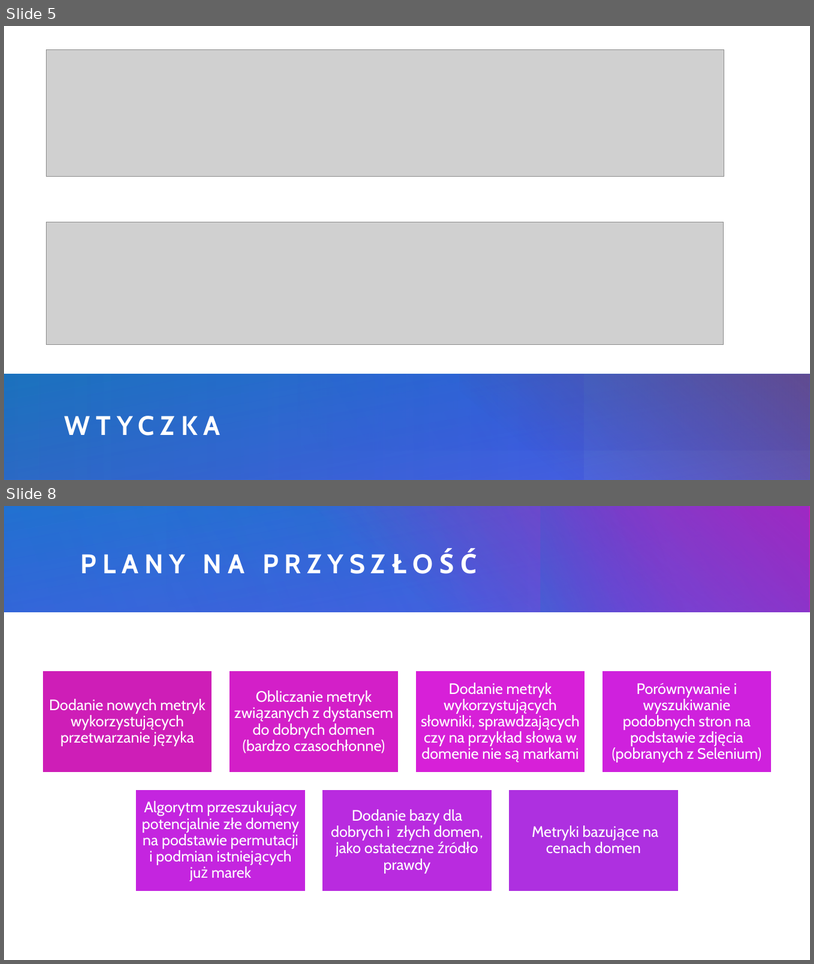
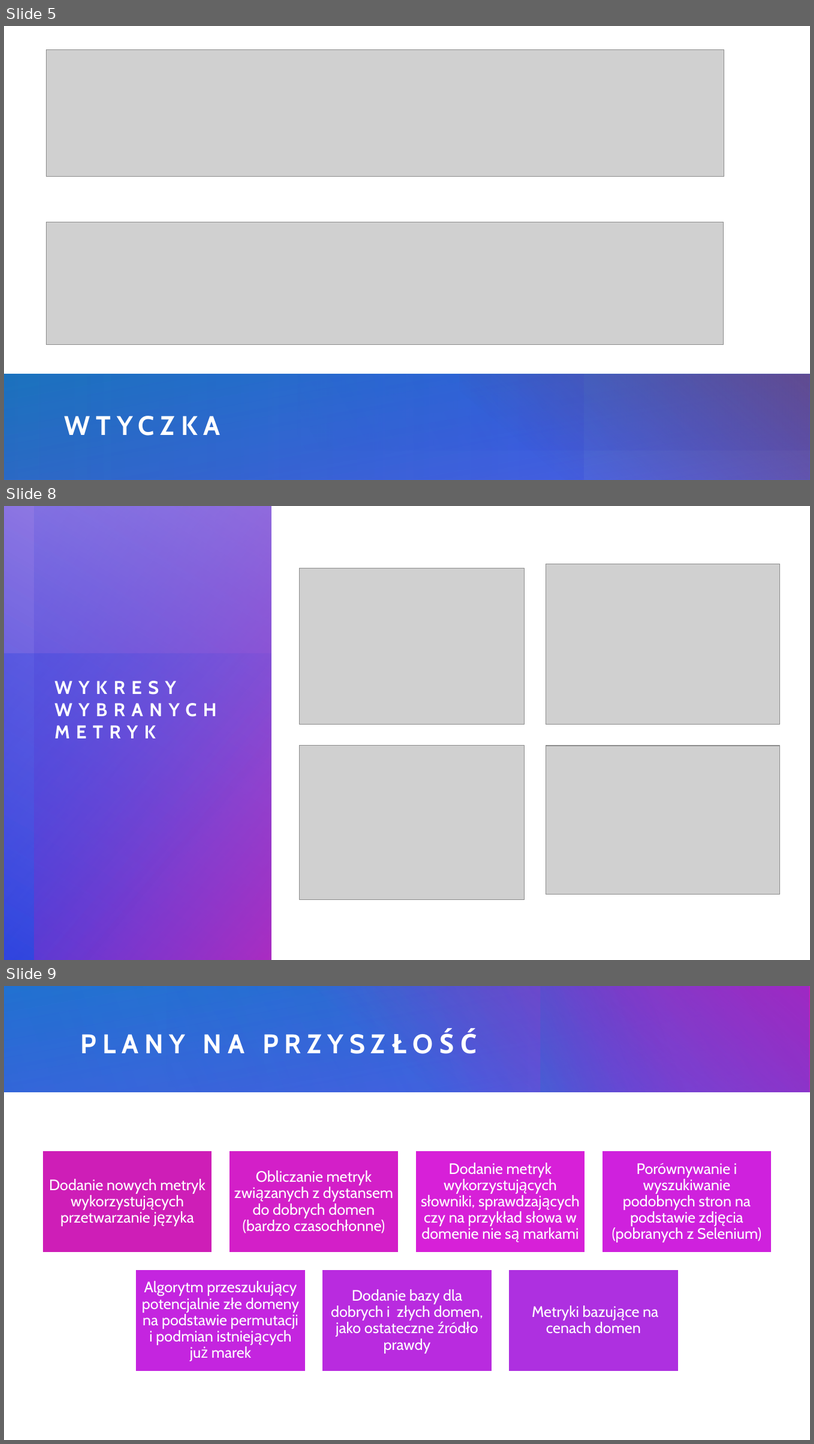
Before and after one commit to knmlprz/mallicious-url-model, a slide deck: Presentation/Hackathon-RFTD.pptx. Shown one above the other, each under a label of ours: slides 5 and 8 before the commit, slides 5, 8 and 9 after it; the slides between them are not shown. The pictures are 814x964 and 814x1444 pixels, drawn with LibreOffice and Linux fonts; fonts in the diff are those of the drawing; grey boxes stand for pictures. Boxes give left, top, right and bottom in pixels: in the first picture for what was removed or moved away, otherwise in the second. Text is boxed around its words. In the diff, an @@ line names an element or a change of style, - is before the commit and + after.

```diff
--- a/Presentation/Hackathon-RFTD.pptx
+++ b/Presentation/Hackathon-RFTD.pptx
@@ slide 8 added at <box>4,506,810,960</box>, background #FFFFFF; not listed: 2 template elements that a slide beside it also shows @@
@@ rectangle added at <box>4,506,810,960</box>, fill #FFFFFF @@
@@ rectangle added at <box>4,506,272,960</box>, fill gradient #3045E0 to #5A28D1 @@
@@ rectangle added at <box>34,506,271,960</box>, fill gradient #CE1EB7 to #3045E0 @@
@@ picture added at <box>299,568,524,724</box> @@
@@ picture added at <box>546,564,780,724</box> @@
@@ rectangle added at <box>4,654,272,960</box>, fill gradient #3045E0 @@
@@ title added at <box>54,681,216,738</box>, 22 pt, text #FFFFFF, bold @@
+WYKRESY WYBRANYCH METRYK
@@ picture added at <box>299,745,524,900</box> @@
@@ picture added at <box>546,745,780,894</box> @@
@@ rectangle added at <box>4,930,810,960</box>, fill gradient #5A28D1 to #3045E0 @@
@@ rectangle added at <box>272,930,810,960</box>, fill gradient #EA6FDA to #CE1EB7 @@
@@ what was slide 8 is now slide 9 @@
```
Also in this commit, not shown: 2 slides changed, 1 other slide added.
